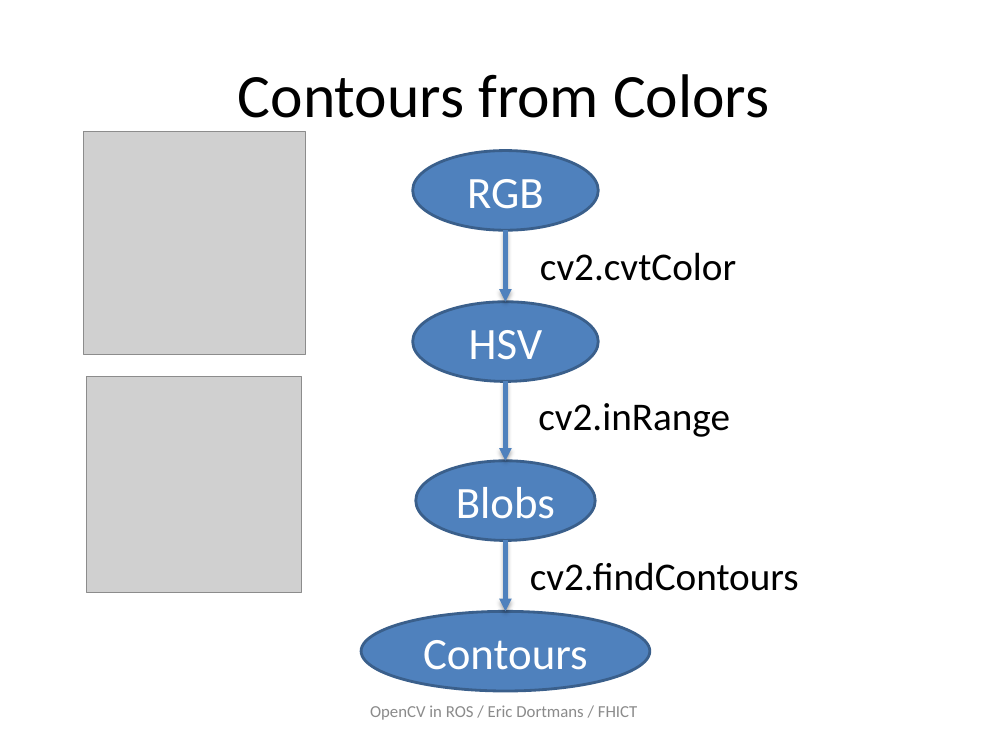
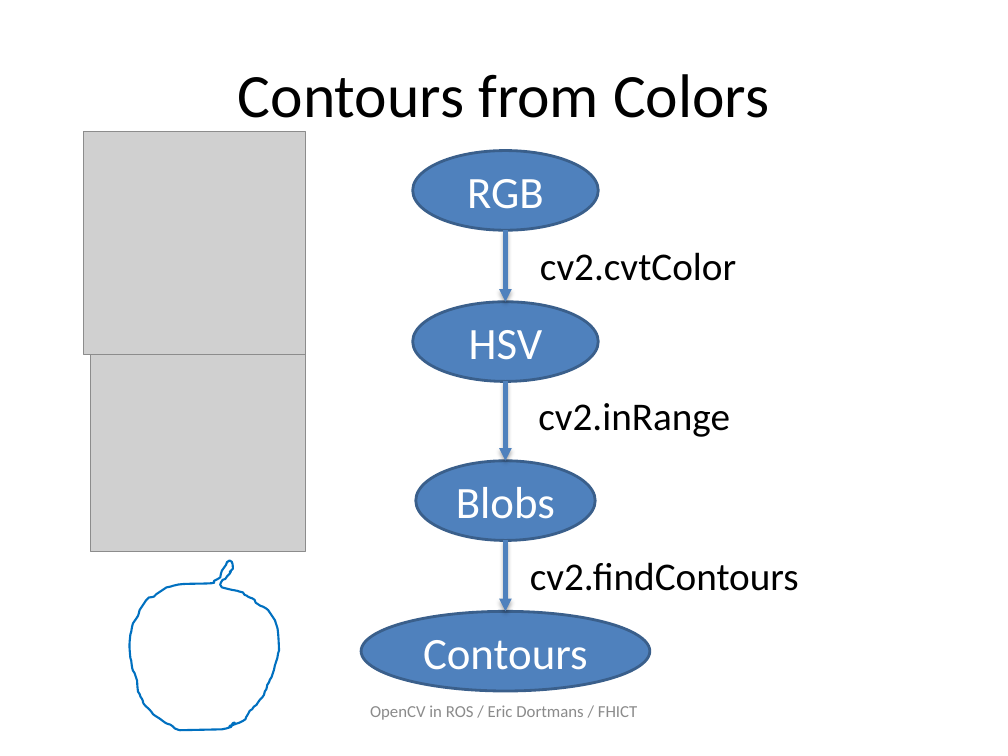
Before and after one commit to dortmans/ros_opencv, a slide deck: slide 27 of doc/ROS_OpenCV.pptx (slide 25 before the commit). Drawn at 1008x756 pixels with LibreOffice and Linux fonts; fonts in the diff are those of the drawing; grey boxes stand for pictures. Boxes give left, top, right and bottom in pixels: in the first picture for what was removed or moved away, otherwise in the second. Text is boxed around its words. In the diff, an @@ line names an element or a change of style, - is before the commit and + after.

```diff
--- a/doc/ROS_OpenCV.pptx
+++ b/doc/ROS_OpenCV.pptx
@@ picture: place and size @@
-picture at (87, 377, 301, 592)
+picture at (91, 336, 305, 550)
@@ freeform shape added at (129, 560, 278, 730), fill #FFFFFF, outline #0070C0 1.5 pt @@
```
Also in this commit, not shown: 6 other slides changed, 2 slides added.
